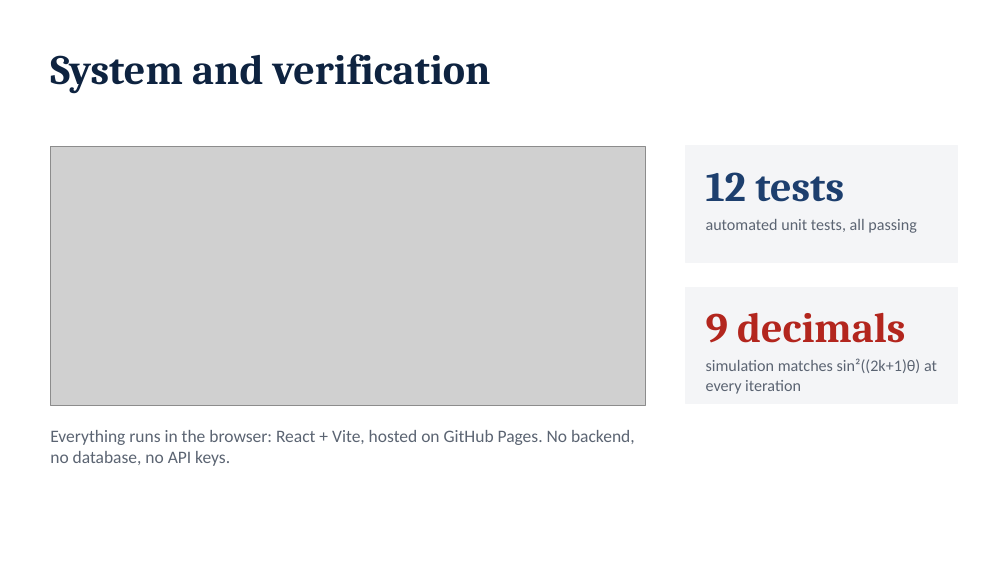
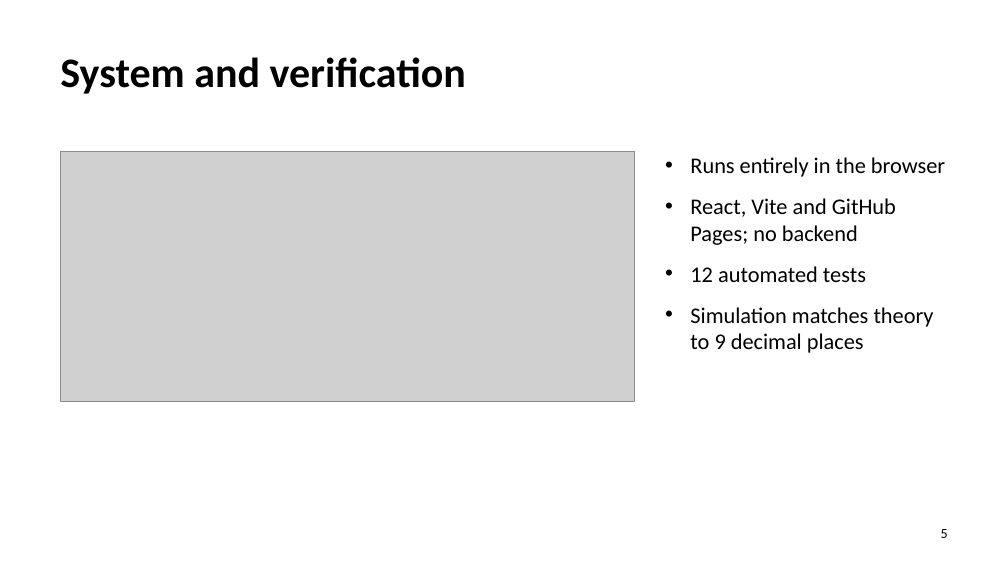
Before and after one commit to Kavin-JS/GrovX, a slide deck: slide 5 of files/GrovX_Presentation.pptx. Drawn at 1008x567 pixels with LibreOffice and Linux fonts; fonts in the diff are those of the drawing; grey boxes stand for pictures. Boxes give left, top, right and bottom in pixels: in the first picture for what was removed or moved away, otherwise in the second. Text is boxed around its words. In the diff, an @@ line names an element or a change of style, - is before the commit and + after.

```diff
--- a/files/GrovX_Presentation.pptx
+++ b/files/GrovX_Presentation.pptx
@@ text "System and verification": place and size @@
-text "System and verification" at [50,54,491,94]
+text "System and verification" at [60,57,466,94]
@@ text "System and verification" at [60,57,466,94]: font Cambria to Calibri, text colour #0E2340 to #000000 @@
@@ rectangle removed at [685,146,958,262] @@
@@ picture: place and size @@
-picture at [50,146,645,405]
+picture at [60,151,635,401]
@@ text at [690,157,945,353]: text changed; size 12.5 to 16 pt; text colour #5B6472 to #000000 @@
-Everything runs in the browser: React + Vite, hosted on GitHub Pages. No backend, no database, no API keys.
+• Runs entirely in the browser
+• React, Vite and GitHub Pages; no backend
+• 12 automated tests
+• Simulation matches theory to 9 decimal places
@@ text removed at [706,172,844,202] @@
-12 tests
@@ text removed at [706,219,917,233] @@
-automated unit tests, all passing
@@ rectangle removed at [685,287,958,403] @@
@@ text removed at [706,313,905,343] @@
-9 decimals
@@ text removed at [706,359,937,394] @@
-simulation matches sin²((2k+1)θ) at every iteration
@@ page number added at [941,529,948,538], 10 pt, text #000000 @@
+5
```
Also in this commit, not shown: 10 other slides changed, 13 other files.
